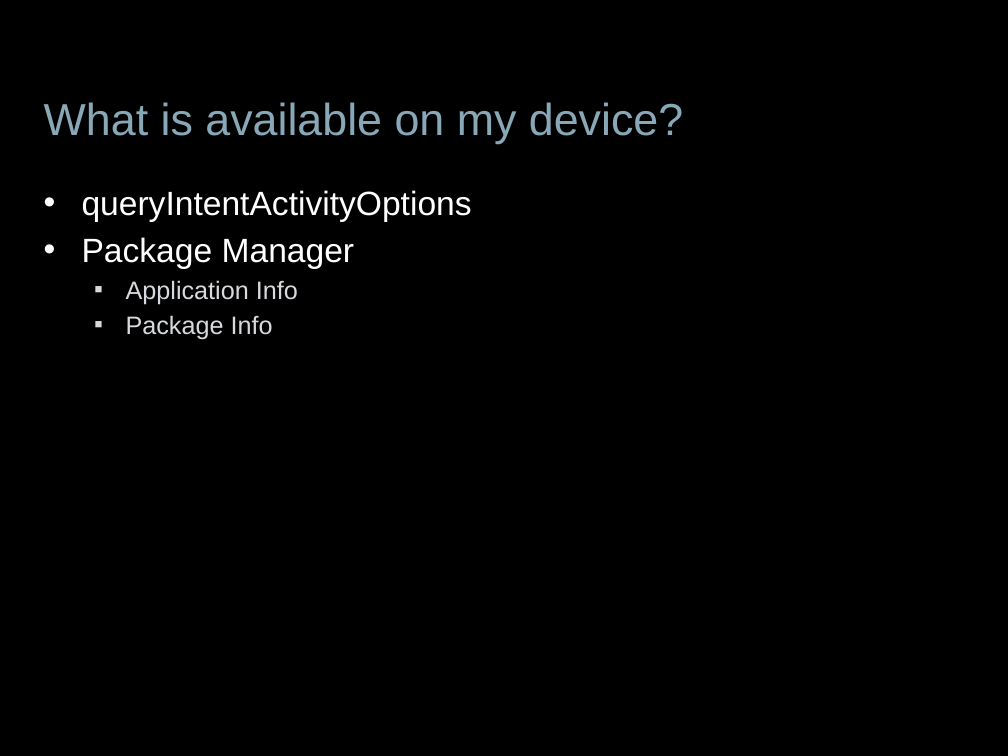
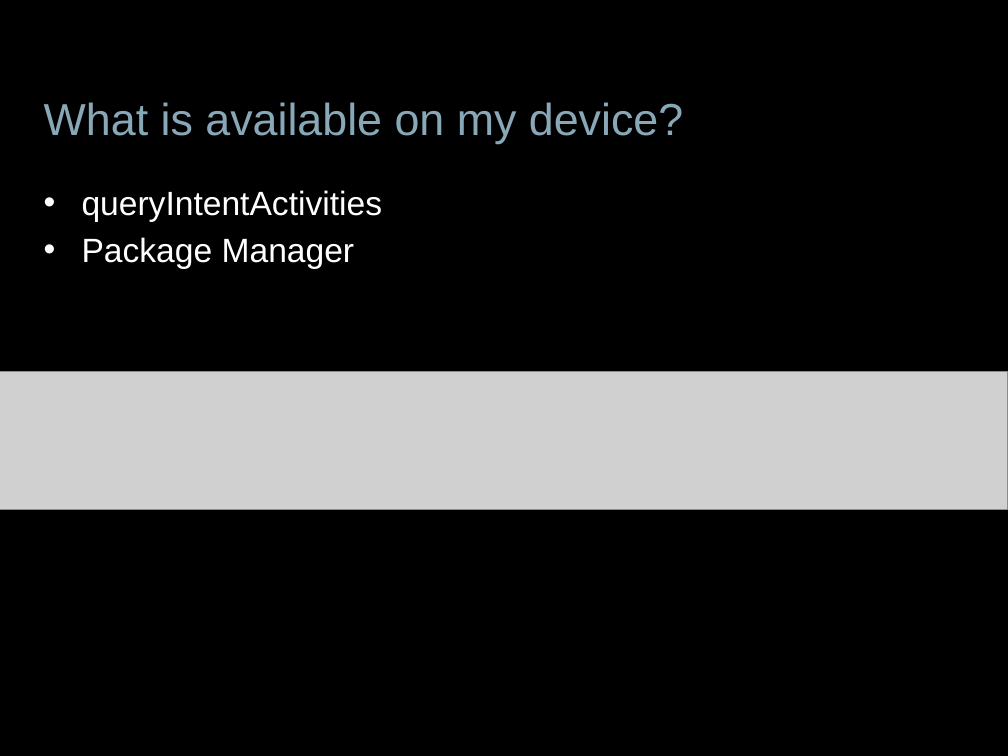
Before and after one commit to jessitron/Tronsmit, a slide deck: slide 36 of presentations/DevTeach-Intents.pptx (slide 24 before the commit). Drawn at 1008x756 pixels with LibreOffice and Linux fonts; fonts in the diff are those of the drawing; grey boxes stand for pictures; background and template pictures are left out. Boxes give left, top, right and bottom in pixels: in the first picture for what was removed or moved away, otherwise in the second. Text is boxed around its words. In the diff, an @@ line names an element or a change of style, - is before the commit and + after.

```diff
--- a/presentations/DevTeach-Intents.pptx
+++ b/presentations/DevTeach-Intents.pptx
@@ text at [82, 190, 383, 222]: text changed @@
-• queryIntentActivityOptions
+• queryIntentActivities
@@ text at [126, 280, 298, 340]: paragraphs removed @@
-  ▪ Application Info
-  ▪ Package Info
@@ picture added at [0, 372, 1008, 509] @@
```
Also in this commit, not shown: 12 other slides changed, 13 slides added, 1 slide removed, 3 other files.
